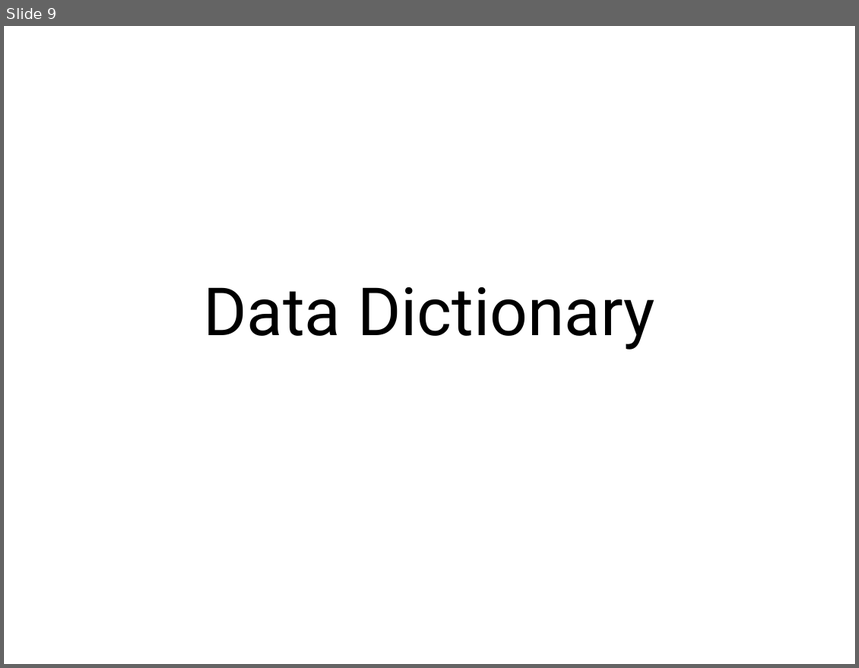
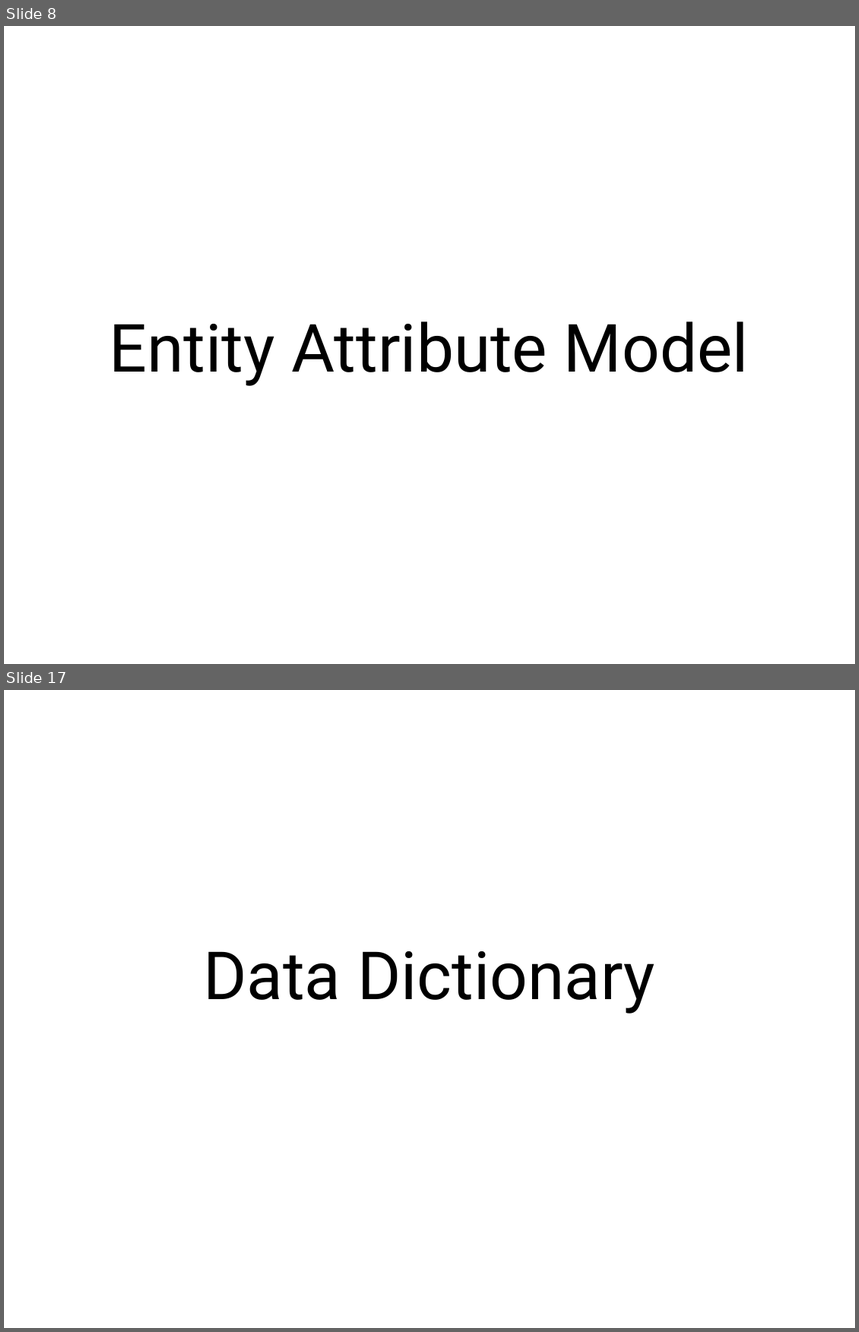
Before and after one commit to SanketSKasar/VJTI-DBA-Project, a slide deck: ProjectDetails/Presentation.pptx. Shown one above the other, each under a label of ours: slide 9 before the commit, slides 8 and 17 after it; the slides between them are not shown. The pictures are 859x668 and 859x1332 pixels, drawn with LibreOffice and Linux fonts; fonts in the diff are those of the drawing. Boxes give left, top, right and bottom in pixels: in the first picture for what was removed or moved away, otherwise in the second. Text is boxed around its words. In the diff, an @@ line names an element or a change of style, - is before the commit and + after.

```diff
--- a/ProjectDetails/Presentation.pptx
+++ b/ProjectDetails/Presentation.pptx
@@ slide 8 added at bbox=[4, 26, 855, 664], background #FFFFFF @@
@@ title added at bbox=[110, 322, 749, 386], 80 pt, text #000000 @@
+Entity Attribute Model
@@ what was slide 9 is now slide 17 @@
```
Also in this commit, not shown: 13 slides changed, 9 other slides added, 2 slides removed, 1 other file.
